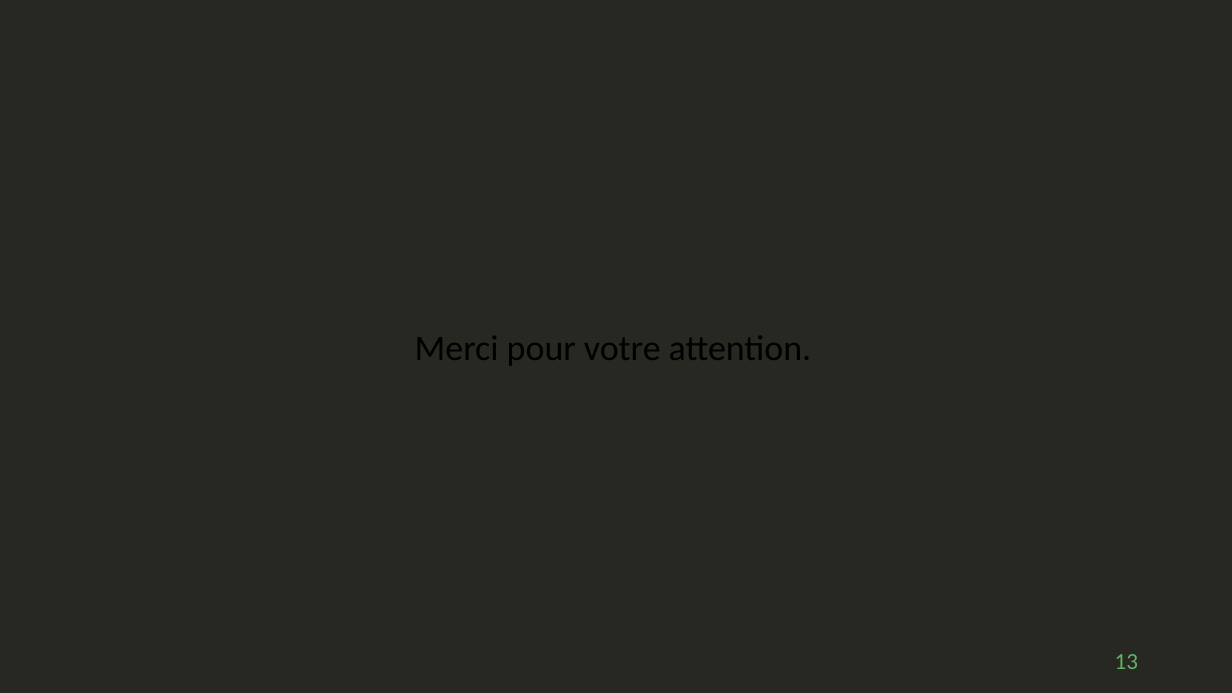
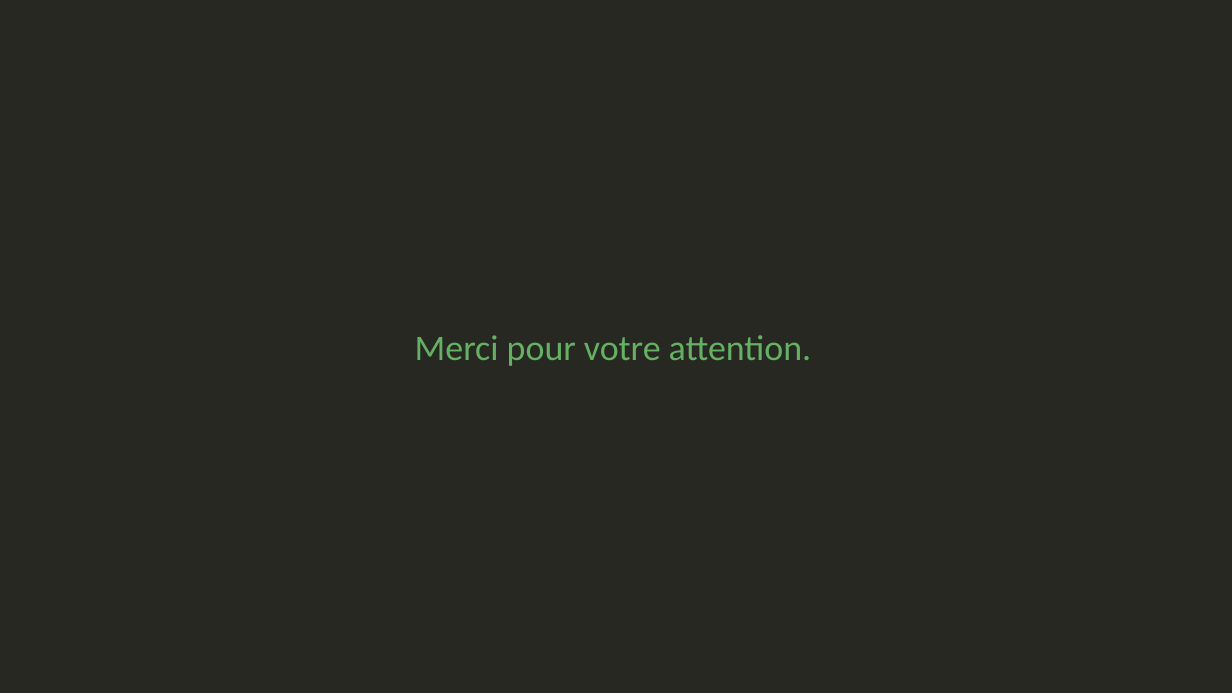
Before and after one commit to geoffrey-ll/OC_P07_Algorithmique, a slide deck: slide 17 of p07_slide.pptx (slide 13 before the commit). Drawn at 1232x693 pixels with LibreOffice and Linux fonts; fonts in the diff are those of the drawing. Boxes give left, top, right and bottom in pixels: in the first picture for what was removed or moved away, otherwise in the second. Text is boxed around its words. In the diff, an @@ line names an element or a change of style, - is before the commit and + after.

Commit message:
Présentation :     - Slides terminés.
knapsack.py - Bottom-up.
    - Optimisation. env 5s de gagné pour dataset1

```diff
--- a/p07_slide.pptx
+++ b/p07_slide.pptx
@@ text "Merci pour votre attention." at [415, 335, 811, 366]: text colour #000000 to #64B164 @@
@@ page number removed at [1115, 654, 1138, 669] @@
-13
```
Also in this commit, not shown: 5 other slides changed, 11 slides added, 7 slides removed, 7 other files.
